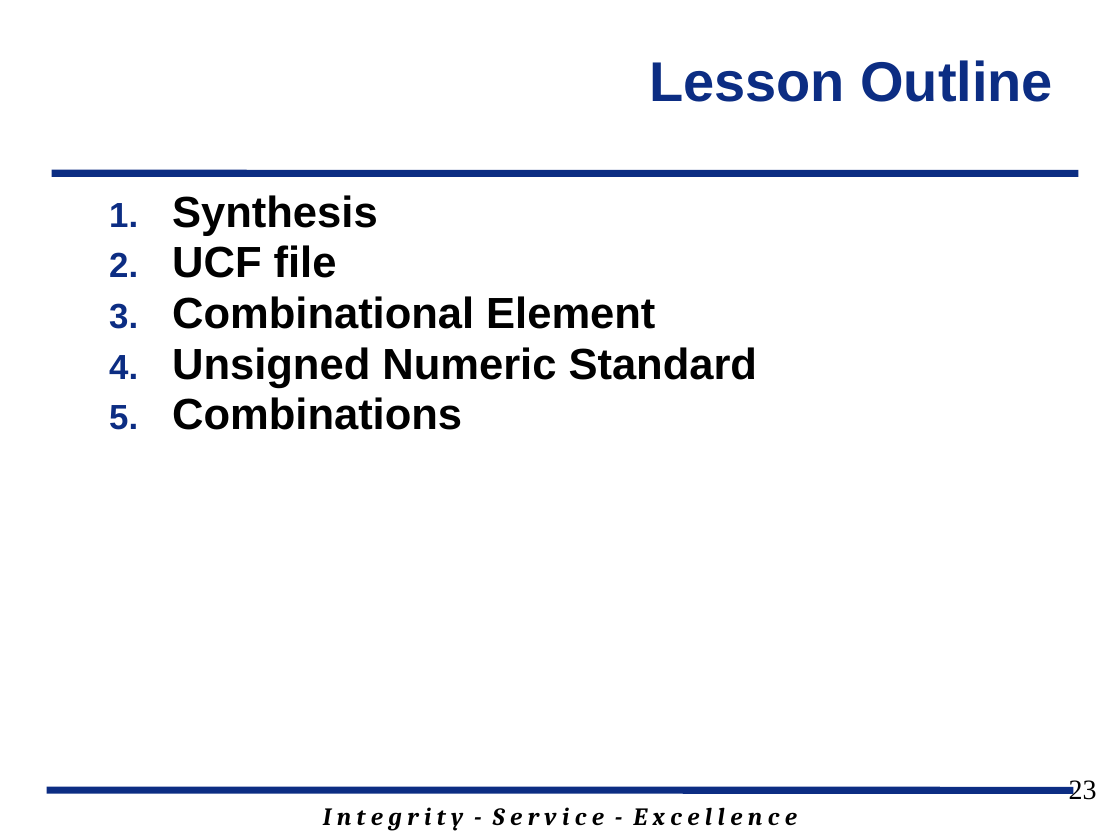
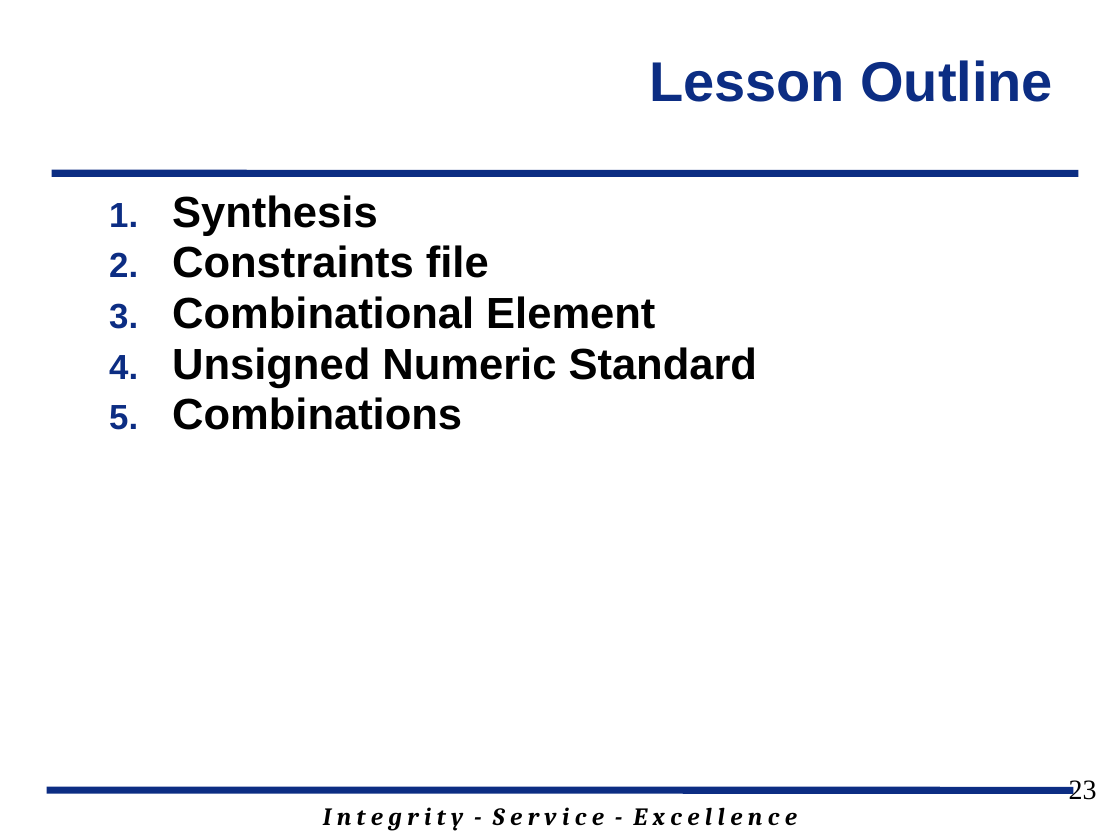
Before and after one commit to jfalkinburg/ECE383_web, a slide deck: slide 23 of lecture/slides/ECE_383_Lec3.pptx. Drawn at 1120x840 pixels with LibreOffice and Linux fonts; fonts in the diff are those of the drawing; background and template pictures are left out. Boxes give left, top, right and bottom in pixels: in the first picture for what was removed or moved away, otherwise in the second. Text is boxed around its words. In the diff, an @@ line names an element or a change of style, - is before the commit and + after.

```diff
--- a/lecture/slides/ECE_383_Lec3.pptx
+++ b/lecture/slides/ECE_383_Lec3.pptx
@@ text at (172, 245, 489, 278): text changed @@
-2. UCF file
+2. Constraints file
```
Also in this commit, not shown: 6 other slides changed, 4 other files.
